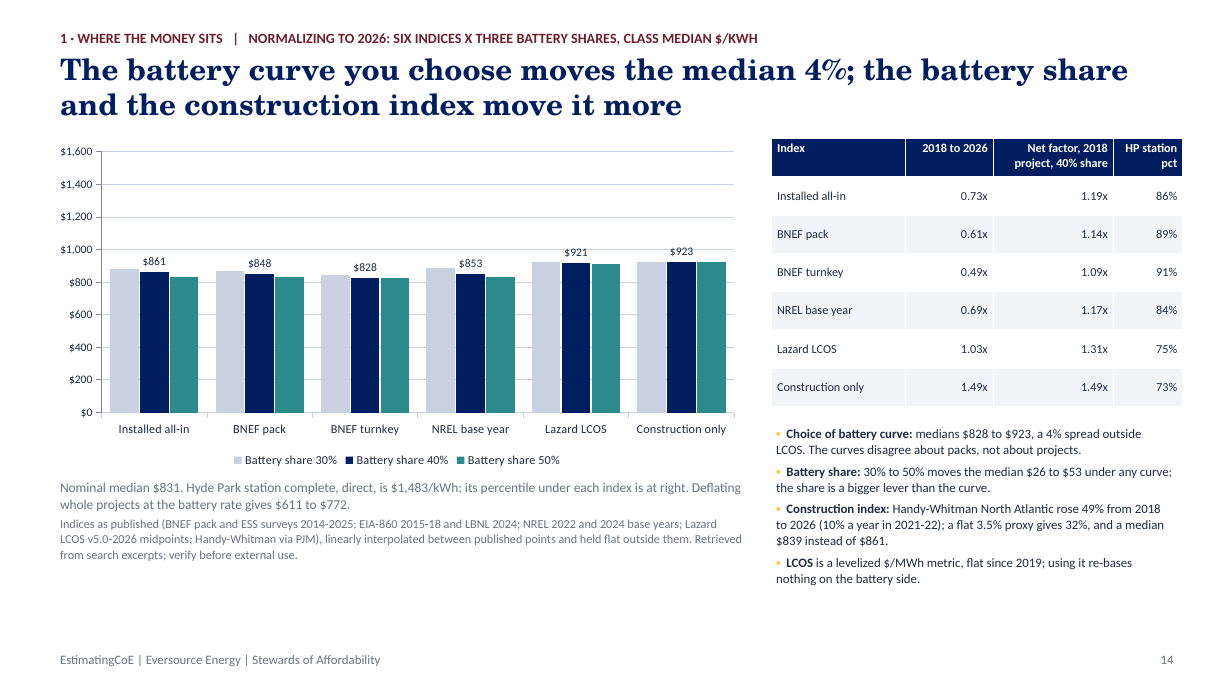
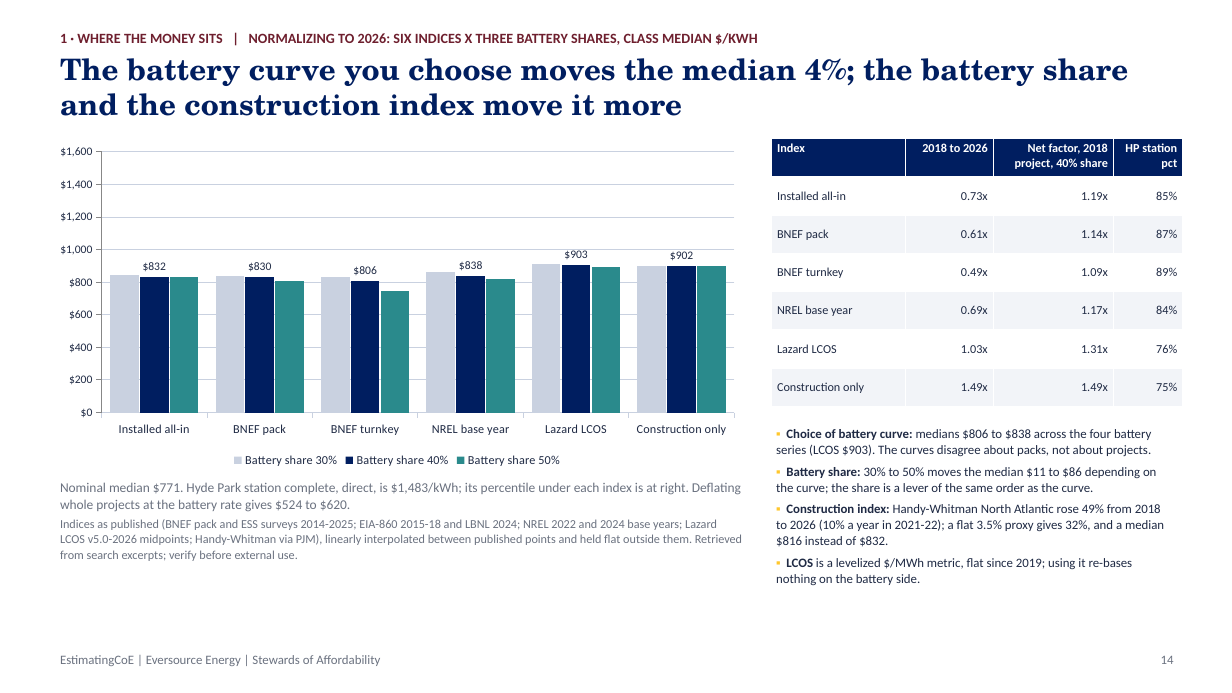
Before and after one commit to gbassaragh/BESS, a slide deck: slide 14 of Hyde Park BESS/6) Cost Analysis Deliverables/Hyde Park BESS - Cost Analysis Deck.pptx. Drawn at 1232x693 pixels with LibreOffice and Linux fonts; fonts in the diff are those of the drawing. Boxes give left, top, right and bottom in pixels: in the first picture for what was removed or moved away, otherwise in the second. Text is boxed around its words. In the diff, an @@ line names an element or a change of style, - is before the commit and + after.

```diff
--- a/Hyde Park BESS/6) Cost Analysis Deliverables/Hyde Park BESS - Cost Analysis Deck.pptx
+++ b/Hyde Park BESS/6) Cost Analysis Deliverables/Hyde Park BESS - Cost Analysis Deck.pptx
@@ column chart at [46, 139, 749, 471] @@
-Battery share 30%: 880, 870, 840, 890, 920, 920
+Battery share 30%: 840, 840, 830, 860, 910, 900
-Battery share 40%: 861, 848, 828, 853, 921, 923
+Battery share 40%: 832, 830, 806, 838, 903, 902
-Battery share 50%: 840, 830, 830, 830, 920, 920
+Battery share 50%: 830, 810, 740, 820, 900, 900
@@ table at [772, 139, 1183, 407] @@
-row 2, column 4: 86%
+row 2, column 4: 85%
-row 3, column 4: 89%
+row 3, column 4: 87%
-row 4, column 4: 91%
+row 4, column 4: 89%
-row 6, column 4: 75%
+row 6, column 4: 76%
-row 7, column 4: 73%
+row 7, column 4: 75%
@@ text at [776, 429, 1164, 547]: text changed @@
-▪ Choice of battery curve: medians $828 to $923, a 4% spread outside LCOS. The curves disagree about packs, not about projects.
-▪ Battery share: 30% to 50% moves the median $26 to $53 under any curve; the share is a bigger lever than the curve.
-▪ Construction index: Handy-Whitman North Atlantic rose 49% from 2018 to 2026 (10% a year in 2021-22); a flat 3.5% proxy gives 32%, and a median $839 instead of $861.
+▪ Choice of battery curve: medians $806 to $838 across the four battery series (LCOS $903). The curves disagree about packs, not about projects.
+▪ Battery share: 30% to 50% moves the median $11 to $86 depending on the curve; the share is a lever of the same order as the curve.
+▪ Construction index: Handy-Whitman North Atlantic rose 49% from 2018 to 2026 (10% a year in 2021-22); a flat 3.5% proxy gives 32%, and a median $816 instead of $832.
@@ text at [60, 482, 741, 511]: text changed @@
-Nominal median $831. Hyde Park station complete, direct, is $1,483/kWh; its percentile under each index is at right. Deflating whole projects at the battery rate gives $611 to $772.
+Nominal median $771. Hyde Park station complete, direct, is $1,483/kWh; its percentile under each index is at right. Deflating whole projects at the battery rate gives $524 to $620.
```
Also in this commit, not shown: 4 other slides changed, 25 other files.
